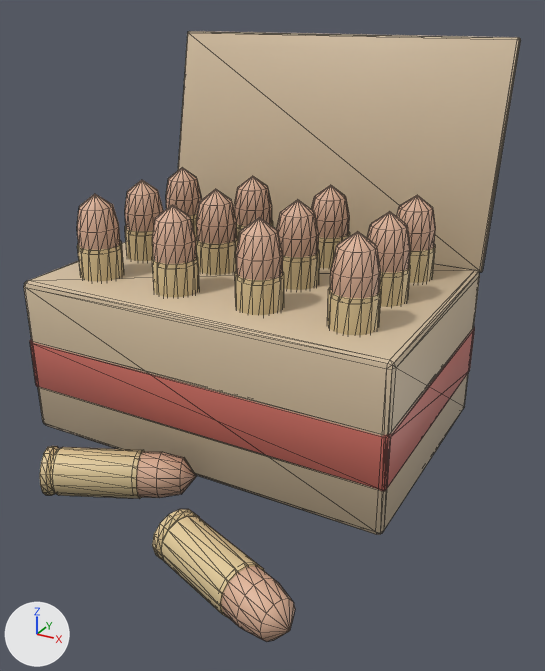
An edit to the glTF model game/assets/items/pistol-ammo.glb, drawn before and after from the same camera.
Both versions are drawn from a camera (50 mm lens) standing at (0.0794, -0.1369, 0.0907) and looking at (0.0108, -0.0123, 0.0284). The lights are fixed; the arrows at lower left show +X, +Y and +Z. The older version comes first. Mesh edges are drawn as thin lines. Objects named as collision shapes, trigger or cutter boxes, shadow casters or lower levels of detail are left out. Vertices at exactly the same position are counted once.

Names of what the first picture shows: 'Body_lod0'.
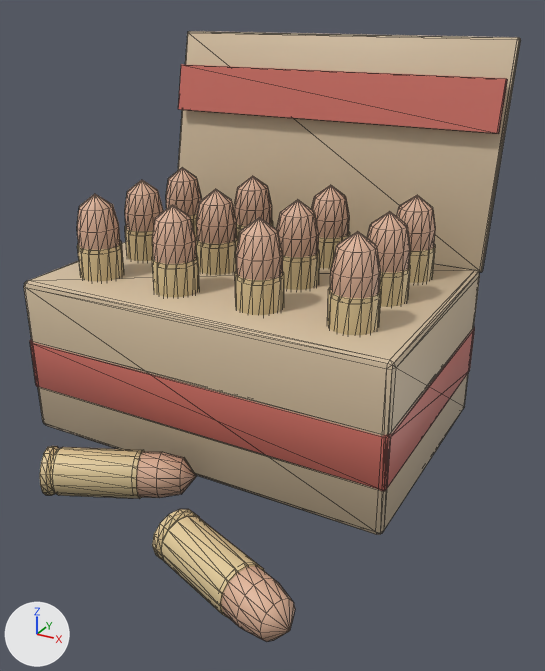
The change, as a diff of the scene's bpy script:
```diff
--- a/game/assets/items/pistol-ammo.glb.py
+++ b/game/assets/items/pistol-ammo.glb.py
@@ me_body_lod0 @@
 # used by ob_body_lod0; location = (0.0, 0.0, 0.0)
-me_body_lod0.from_pydata(...)  # 1778 vertices, 3432 faces; spans x -0.0426..0.0426, y -0.0627..0.0399, z 0.0..0.0842
+me_body_lod0.from_pydata(...)  # 1786 vertices, 3444 faces; spans x -0.0426..0.0426, y -0.0627..0.0399, z 0.0..0.0842
+# me_body_lod0 part 1
+# 8 vertices are added at x -0.0417..0.0417, y 0.0317..0.0353, z 0.0651..0.0763
+# 12 new faces join them
 me_body_lod0.materials.append(mat_m_psg_surface)
```

Where the change shows, as pixel boxes (x1, y1, x2, y2) in the pictures (545 x 671 px):
part 1 of me_body_lod0, added (pink): after (178, 64, 508, 134)
